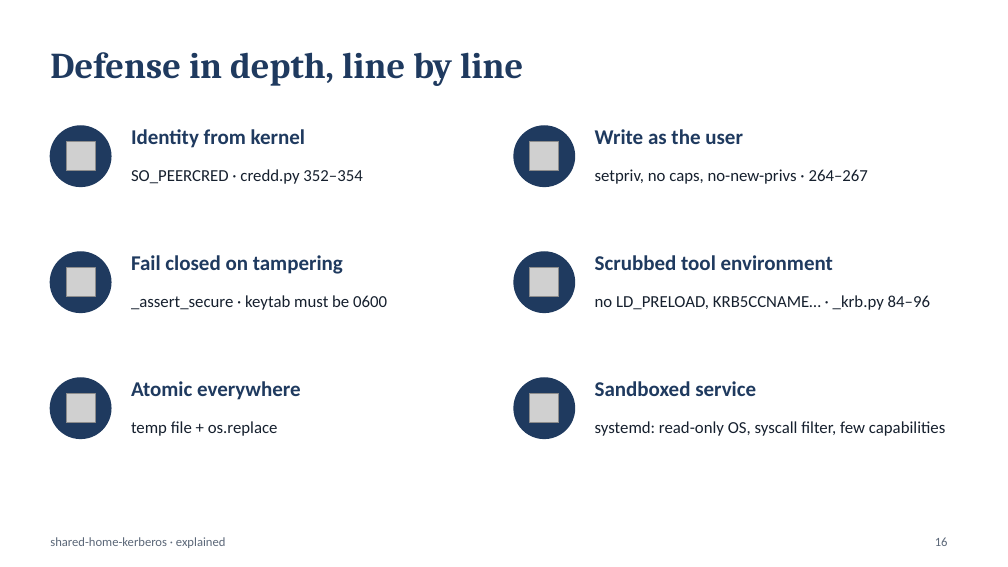
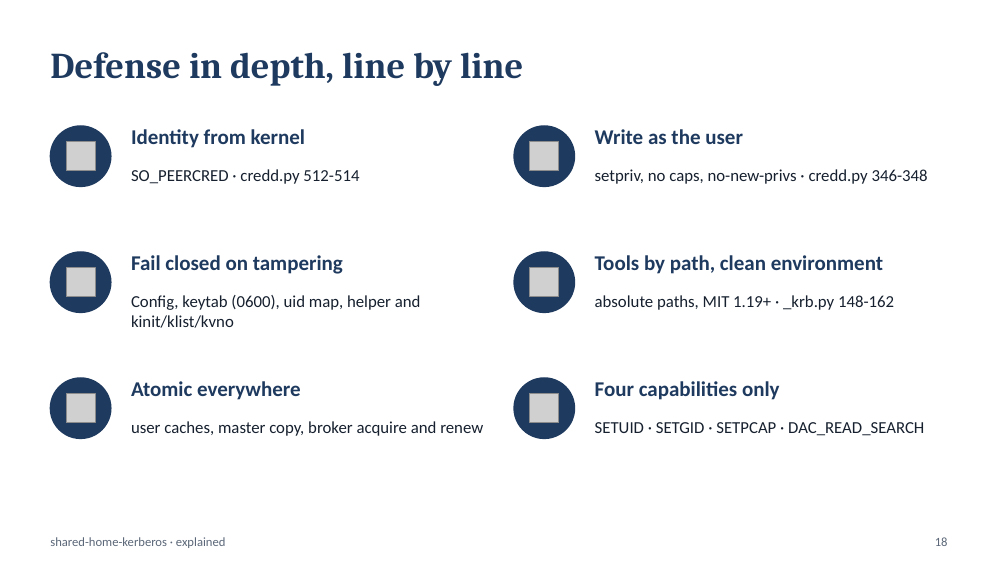
Before and after one commit to vijayrattehalli-cloud/shared-home-kerberos, a slide deck: slide 18 of docs/shared-home-kerberos-slides.pptx (slide 16 before the commit). Drawn at 1008x567 pixels with LibreOffice and Linux fonts; fonts in the diff are those of the drawing; grey boxes stand for pictures. Boxes give left, top, right and bottom in pixels: in the first picture for what was removed or moved away, otherwise in the second. Text is boxed around its words. In the diff, an @@ line names an element or a change of style, - is before the commit and + after.

```diff
--- a/docs/shared-home-kerberos-slides.pptx
+++ b/docs/shared-home-kerberos-slides.pptx
@@ text at [131, 169, 359, 184]: text changed @@
-SO_PEERCRED · credd.py 352–354
+SO_PEERCRED · credd.py 512-514
@@ text at [595, 169, 928, 184]: text changed @@
-setpriv, no caps, no-new-privs · 264–267
+setpriv, no caps, no-new-privs · credd.py 346-348
@@ text at [595, 255, 883, 274]: text changed @@
-Scrubbed tool environment
+Tools by path, clean environment
@@ text at [131, 295, 421, 328]: text changed @@
-_assert_secure · keytab must be 0600
+Config, keytab (0600), uid map, helper and kinit/klist/kvno
@@ text at [595, 295, 894, 310]: text changed @@
-no LD_PRELOAD, KRB5CCNAME… · _krb.py 84–96
+absolute paths, MIT 1.19+ · _krb.py 148-162
@@ text at [595, 381, 780, 400]: text changed @@
-Sandboxed service
+Four capabilities only
@@ text at [131, 421, 483, 436]: text changed @@
-temp file + os.replace
+user caches, master copy, broker acquire and renew
@@ text at [595, 422, 924, 436]: text changed @@
-systemd: read-only OS, syscall filter, few capabilities
+SETUID · SETGID · SETPCAP · DAC_READ_SEARCH
```
Also in this commit, not shown: 11 other slides changed, 3 slides added, 1 slide removed, 1 other file.
